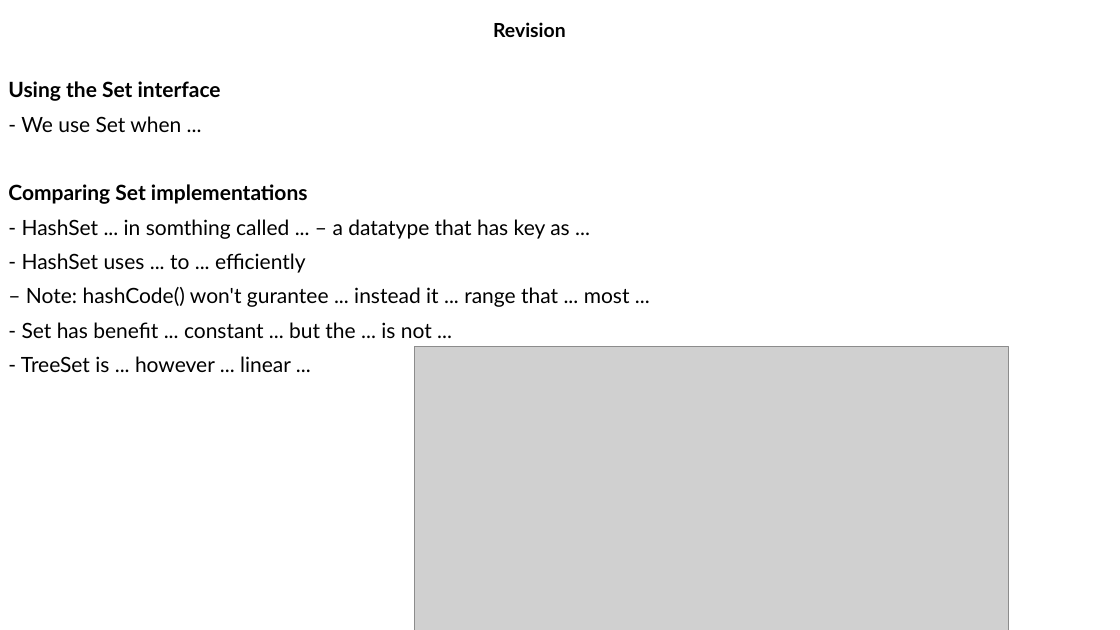
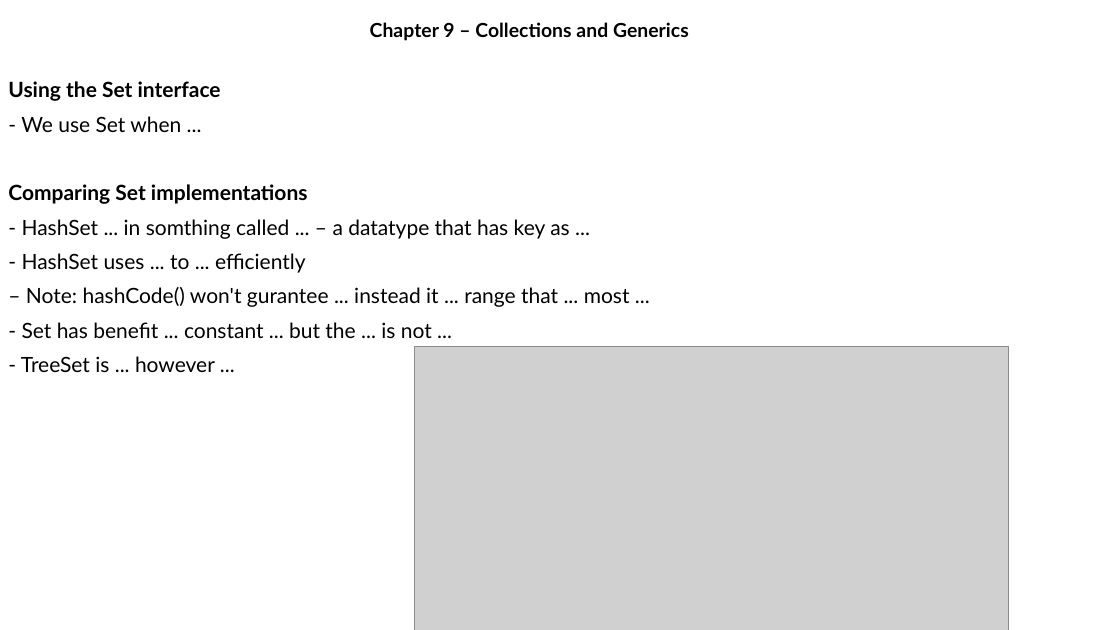
Before and after one commit to MaiDinhVinh/CS-Java, a slide deck: slide 9 of OCP17/old progress/Chapter 9 - Collections and Generics.pptx. Drawn at 1120x630 pixels with LibreOffice and Linux fonts; fonts in the diff are those of the drawing; grey boxes stand for pictures. Boxes give left, top, right and bottom in pixels: in the first picture for what was removed or moved away, otherwise in the second. Text is boxed around its words. In the diff, an @@ line names an element or a change of style, - is before the commit and + after.

```diff
--- a/OCP17/old progress/Chapter 9 - Collections and Generics.pptx
+++ b/OCP17/old progress/Chapter 9 - Collections and Generics.pptx
@@ subtitle at (370, 22, 689, 41): text changed @@
-Revision
+Chapter 9 – Collections and Generics
@@ text at (21, 356, 215, 372): text changed @@
-- TreeSet is ... however ... linear ...
+- TreeSet is ... however ...
```
Also in this commit, not shown: 20 other slides changed, 10 slides added.
